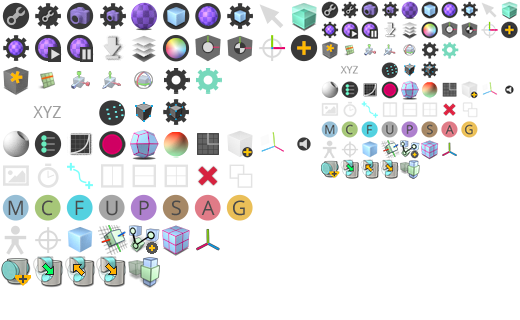
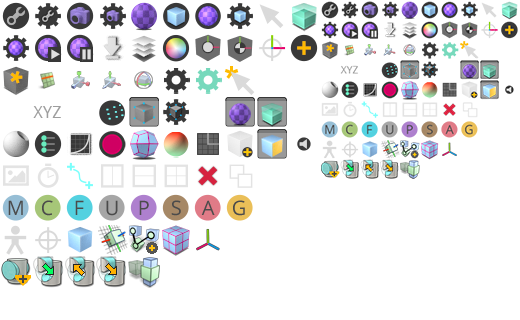
Revision of a layered 520 x 320 image; what changed, layer by layer:
painted on "32 copy" over [400, 41, 499, 100]
painted on "32" over [129, 66, 287, 159]
